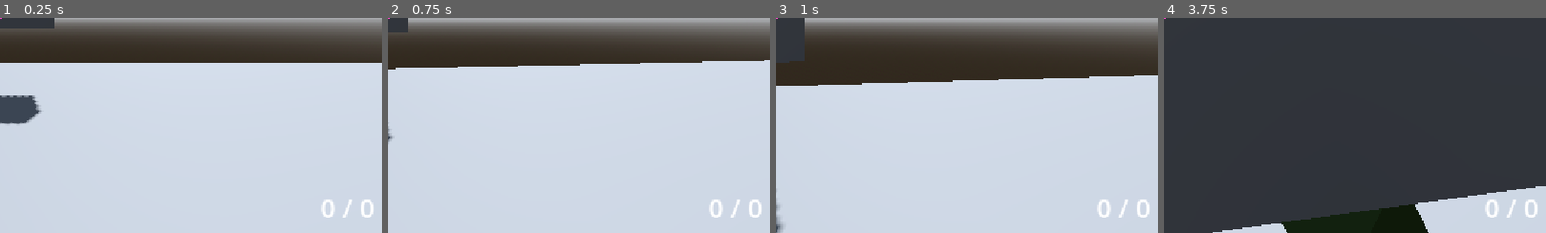
Above: before the commit, frames 1-4 (left to right).
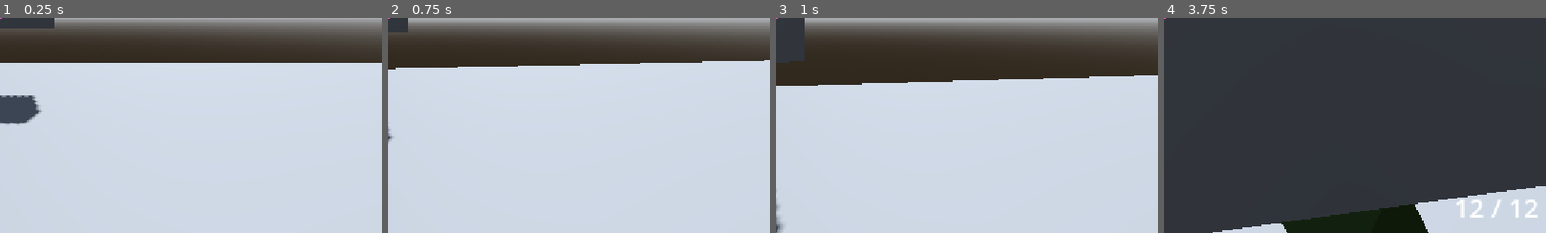
Above: after the commit, the same moments.

Repository: jmenoandrii/one-more-time
Game: Godot game, scene res://Scenes/main.tscn
Two runs of this game, one before a commit and one after it. Both use one fixed random seed, a clock stepped at 60 frames per second and the inputs below.
Inputs (mouse positions are % of the whole screen's width and height, from its top left):
- Up to frame 1 (0.25 s): no input
- Up to frame 2 (0.75 s): tap Enter at 0.5 s; move the mouse to (55, 50) at 0.52 s; hold W (move_forward) from 0.53 s (still down); click (55, 50) at 0.6 s
- Up to frame 3 (1 s): keep holding W (move_forward); tap Space (jump) at 0.77 s
- Up to frame 4 (3.75 s): keep holding W (move_forward); move the mouse to (45, 50) at 1.27 s; tap Ctrl (crouch) at 1.35 s; tap Space (jump) at 1.52, 2.75, 3.02 s; move the mouse to (52, 48) at 2.02 s; hold Shift (run) 2.03-2.78 s; move the mouse to (49, 52) at 2.77 s; tap 1 (weapon_1) at 2.85 s; tap Enter at 3.5 s; move the mouse to (57, 51) at 3.52 s; tap 2 (weapon_2) at 3.6 s
The pictures show only the part of the screen within x 50-100%, y 50-100%; the shares and areas given below are measured in that part.

The runs differ from the first frame. In frame 1, 0.4% of the frame differs, in the area x 84-98%, y 84-93%; in frame 2, 0.4%; in frame 3, 0.4%; in frame 4, 0.6%, in the area x 76-98%, y 84-93%.
Error before the commit: Invalid assignment of property or key 'text' with value of type 'String' on a base object of type 'null instance'. (res://Scripts/Player/Player.gd:190)

Commit message:
feat: add HUD elements for ammo display and update paths

Diff:
--- a/Scenes/main.tscn
+++ b/Scenes/main.tscn
@@ -251,53 +251,6 @@
 process_mode = 3
 script = ExtResource("14_1w6v2")
 
-[node name="PauseMenu" type="CanvasLayer" parent="UI" unique_id=194481686]
-process_mode = 3
-visible = false
-script = ExtResource("13_cbgmd")
-
-[node name="ColorRect" type="ColorRect" parent="UI/PauseMenu" unique_id=1873464838]
-anchors_preset = 15
-anchor_right = 1.0
-anchor_bottom = 1.0
-grow_horizontal = 2
-grow_vertical = 2
-color = Color(0.28485027, 0.28485027, 0.28485027, 1)
-
-[node name="ResumeButton" type="Button" parent="UI/PauseMenu" unique_id=1769114960]
-offset_left = 518.0
-offset_top = 274.0
-offset_right = 651.0
-offset_bottom = 321.0
-text = "Resume"
-
-[node name="ExitButton" type="Button" parent="UI/PauseMenu" unique_id=535452121]
-offset_left = 518.0
-offset_top = 424.0
-offset_right = 651.0
-offset_bottom = 471.0
-text = "Exit"
-
-[node name="SensitivitySlider" type="HSlider" parent="UI/PauseMenu" unique_id=2041809233]
-offset_left = 424.0
-offset_top = 359.0
-offset_right = 743.0
-offset_bottom = 415.0
-min_value = 1.0
-max_value = 10.0
-step = 0.1
-value = 4.0
-
-[node name="Label" type="Label" parent="UI/PauseMenu/SensitivitySlider" unique_id=933893457]
-layout_mode = 1
-anchors_preset = -1
-anchor_right = 0.133
-anchor_bottom = 0.43
-offset_top = -4.0
-offset_right = 37.572998
-offset_bottom = -5.08
-text = "Sensitivity"
-
 [node name="HUD" type="CanvasLayer" parent="UI" unique_id=239500367]
 
 [node name="CenterContainer" type="CenterContainer" parent="UI/HUD" unique_id=1974874258]
@@ -337,6 +290,53 @@
 text = "0 / 0"
 justification_flags = 131
 
+[node name="PauseMenu" type="CanvasLayer" parent="UI" unique_id=194481686]
+process_mode = 3
+visible = false
+script = ExtResource("13_cbgmd")
+
+[node name="ColorRect" type="ColorRect" parent="UI/PauseMenu" unique_id=1873464838]
+anchors_preset = 15
+anchor_right = 1.0
+anchor_bottom = 1.0
+grow_horizontal = 2
+grow_vertical = 2
+color = Color(0.28485027, 0.28485027, 0.28485027, 1)
+
+[node name="ResumeButton" type="Button" parent="UI/PauseMenu" unique_id=1769114960]
+offset_left = 518.0
+offset_top = 274.0
+offset_right = 651.0
+offset_bottom = 321.0
+text = "Resume"
+
+[node name="ExitButton" type="Button" parent="UI/PauseMenu" unique_id=535452121]
+offset_left = 518.0
+offset_top = 424.0
+offset_right = 651.0
+offset_bottom = 471.0
+text = "Exit"
+
+[node name="SensitivitySlider" type="HSlider" parent="UI/PauseMenu" unique_id=2041809233]
+offset_left = 424.0
+offset_top = 359.0
+offset_right = 743.0
+offset_bottom = 415.0
+min_value = 1.0
+max_value = 10.0
+step = 0.1
+value = 4.0
+
+[node name="Label" type="Label" parent="UI/PauseMenu/SensitivitySlider" unique_id=933893457]
+layout_mode = 1
+anchors_preset = -1
+anchor_right = 0.133
+anchor_bottom = 0.43
+offset_top = -4.0
+offset_right = 37.572998
+offset_bottom = -5.08
+text = "Sensitivity"
+
 [connection signal="pressed" from="UI/PauseMenu/ResumeButton" to="UI/PauseMenu" method="_on_resume_button_pressed"]
 [connection signal="pressed" from="UI/PauseMenu/ExitButton" to="UI/PauseMenu" method="_on_exit_button_pressed"]
 [connection signal="value_changed" from="UI/PauseMenu/SensitivitySlider" to="UI/PauseMenu" method="_on_sensitivity_slider_value_changed"]
--- a/Scripts/Player/FootstepSounds.gd
+++ b/Scripts/Player/FootstepSounds.gd
@@ -24,4 +24,4 @@
 	var tile_data = []
 	for tilemap in tilemaps:
 		var tile_position = tilemap.local_to_map(position)
-		var data = tilemap.get_cell_tile_data()
+		var data = tilemap.get_cell_tile_data(position)
--- a/Scripts/Player/Player.gd
+++ b/Scripts/Player/Player.gd
@@ -22,7 +22,7 @@
 @onready var mesh_instance: MeshInstance3D = $MeshInstance3D
 
 @onready var aim_ray: RayCast3D = $Head/Camera3D/AimRay
-@onready var ammo_label: Label = $"../HUD/AmmoLabel"
+@onready var ammo_label: Label = $"../UI/HUD/AmmoLabel"
 @onready var weapons_manager: Node3D = $Head/Camera3D/Weapons
 var weapons: Array[Node] = []
 var current_weapon_index: int = -1
